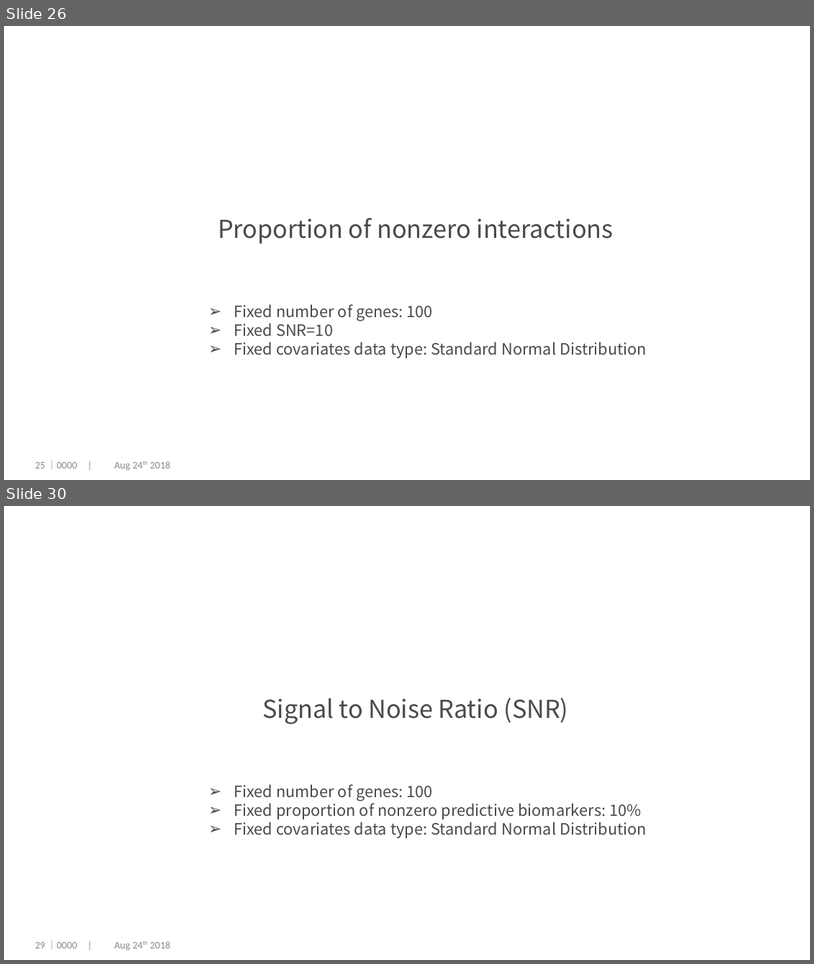
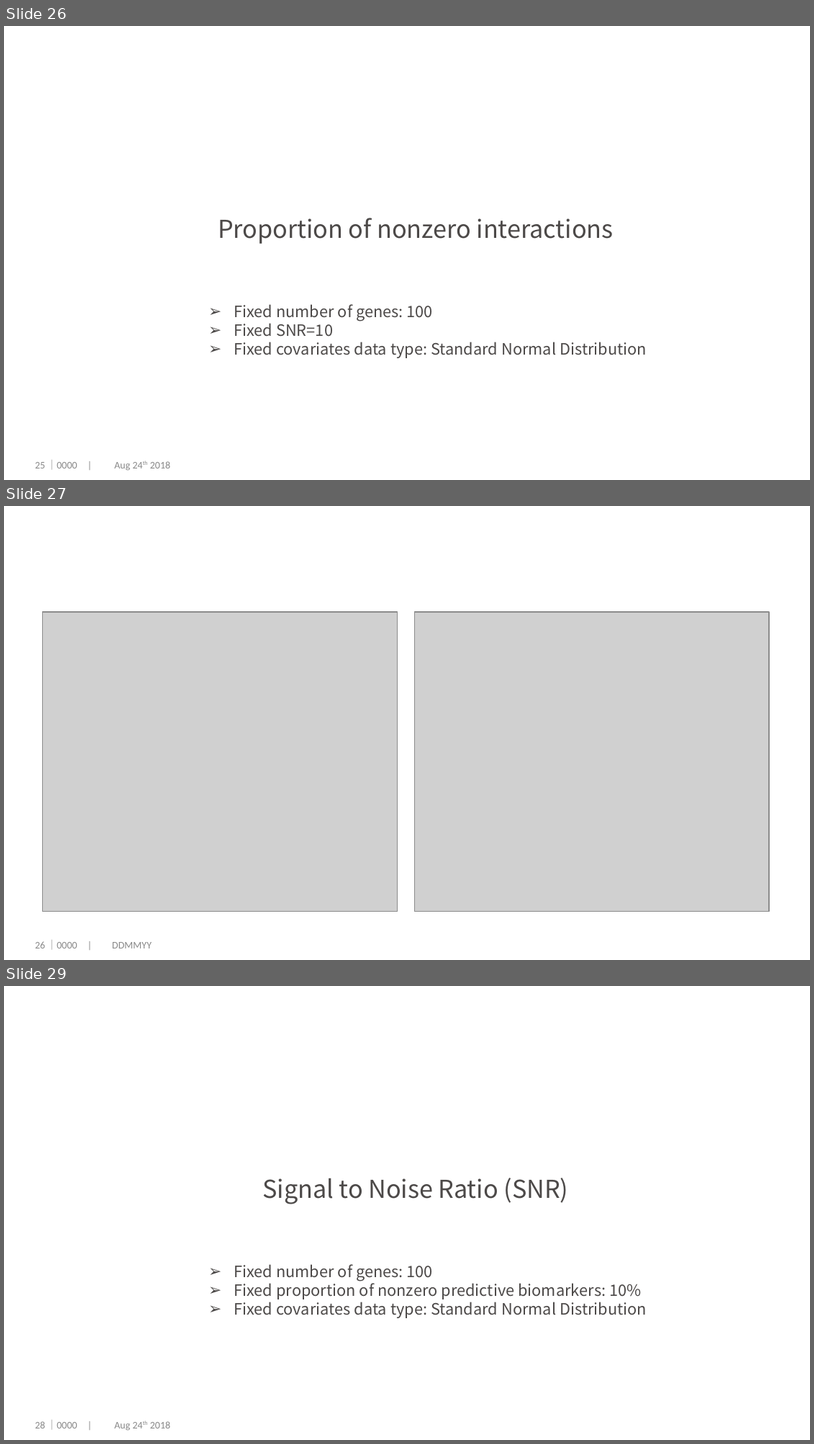
Before and after one commit to dengwx11/GroupLasso, a slide deck: manu & slides/Final.pptx. Shown one above the other, each under a label of ours: slides 26 and 30 before the commit, slides 26, 27 and 29 after it; the slides between them are not shown. The pictures are 814x964 and 814x1444 pixels, drawn with LibreOffice and Linux fonts; fonts in the diff are those of the drawing; grey boxes stand for pictures; background and template pictures are left out. Boxes give left, top, right and bottom in pixels: in the first picture for what was removed or moved away, otherwise in the second. Text is boxed around its words. In the diff, an @@ line names an element or a change of style, - is before the commit and + after.

```diff
--- a/manu & slides/Final.pptx
+++ b/manu & slides/Final.pptx
@@ slide 27 added at [4,506,810,960], background #FFFFFF @@
@@ picture added at [43,612,398,911] @@
@@ picture added at [414,612,769,911] @@
@@ page number added at [35,941,45,948], 9 pt, text #898989 @@
+26
@@ text added at [46,939,152,950], 9 pt, text #898989 @@
+｜0000 | DDMMYY
@@ what was slide 30 is now slide 29 @@
@@ page number at [35,1421,45,1428]: text changed @@
-29
+28
```
Also in this commit, not shown: 12 slides changed, 1 other slide added, 12 slides removed, 11 other files.
